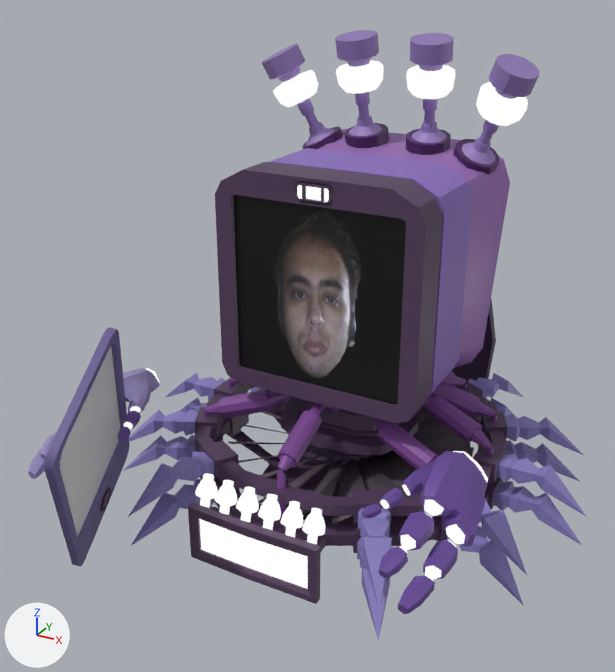
The Blender file blender/charachters/gnuchanos_ch_purple.blend: old version first, new version second.
Rendered twice from a 50 mm lens placed at (1.94, -4.13, 4.45), pointed at (-0.07, -0.46, 2.62). Every picture has the same lights, and +X, +Y and +Z are marked at lower left.

Names of what the first picture shows: 'body1_', 'body2_', 'body3_', 'hand', 'head', 'head_face', 'rotate', 'tablet'.
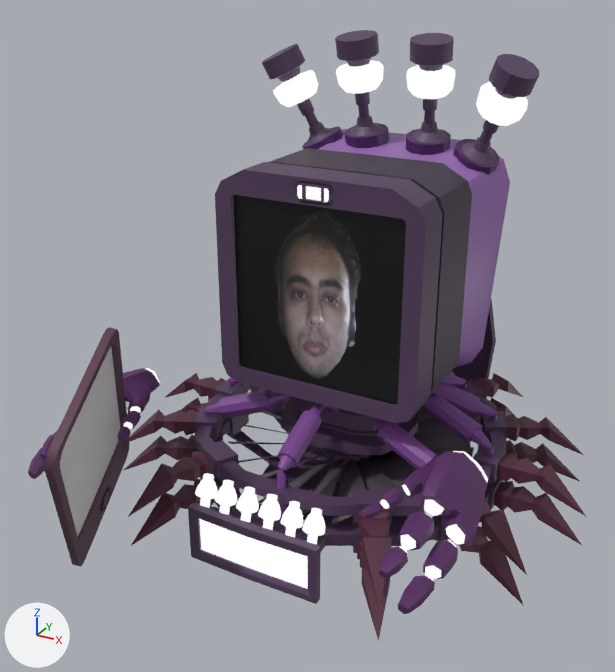
Changed parts and their boxes (x1, y1, x2, y2) in the pictures (615 x 672 px):
part 1 of me_cube_002, surface changed: (261, 30, 539, 394) in both
part 2 of me_cube_008, surface changed: (28, 368, 488, 614) in both
part 3 of me_cube_009, surface changed (blue to brown): (124, 373, 587, 641) in both
part 4 of me_cube_004, surface changed (blue to purple): (45, 327, 130, 567) in both

The change in detail:
me_cube_002 has 890 vertices, 772 faces and spans x -0.49..0.81, y -0.54..0.64, z 1.9..4.1.
me_cube_002 is used by ob_head; location (0.0, 0.0, 0.0).
me_cube_002 part 1: texture (UV) coordinates of 278 of 772 faces, centred in x 0.11..0.78, y -0.27..0.54, z 2.28..4.08, changed; they spanned u 0.73..0.84, v 0.45..0.73 and now span u 0.72..0.84, v 0.21..3.41.
me_cube_008 has 834 vertices, 764 faces and spans x -1.12..1.12, y -1.63..-0.75, z 2.09..2.42.
me_cube_008 is used by ob_hand; location (0.0, 0.0, 0.0).
me_cube_008 part 2: texture (UV) coordinates of 594 of 764 faces, centred in x -1.11..1.11, y -1.63..-0.78, z 2.1..2.41, changed; they spanned u 0.81..0.82, v 0.48..0.49 and now span u 0.85..0.85, v 0.51..0.51.
me_cube_009 has 936 vertices, 857 faces and spans x 0.0..1.42, y -1.25..1.29, z 1.43..2.81.
me_cube_009 is used by ob_body1; location (0.0, 0.0, 0.0).
me_cube_009 part 3: texture (UV) coordinates of 290 of 857 faces, centred in x 0.45..1.26, y -1.13..1.02, z 1.62..1.94, changed; they spanned u 0.8..0.8, v 0.45..0.45 and now span u 0.87..0.87, v 0.32..0.32.
me_cube_004 is used by ob_tablet; location (-0.839, -1.321, 1.986); rotation (-1.301, -0.516, 1.799), in degrees (-75, -30, 103).
me_cube_004 had 150 vertices, 118 faces and spanned x -0.378..0.378, y -0.902..0.42, z -0.016..0.043.
me_cube_004 now has 150 vertices, 117 faces and spans x -0.378..0.378, y -0.902..0.42, z -0.016..0.043.
me_cube_004 part 4: 53 kept faces spanning x -0.378..0.378, y -0.902..0.42, z -0.006..0.033 get new texture (UV) coordinates.
